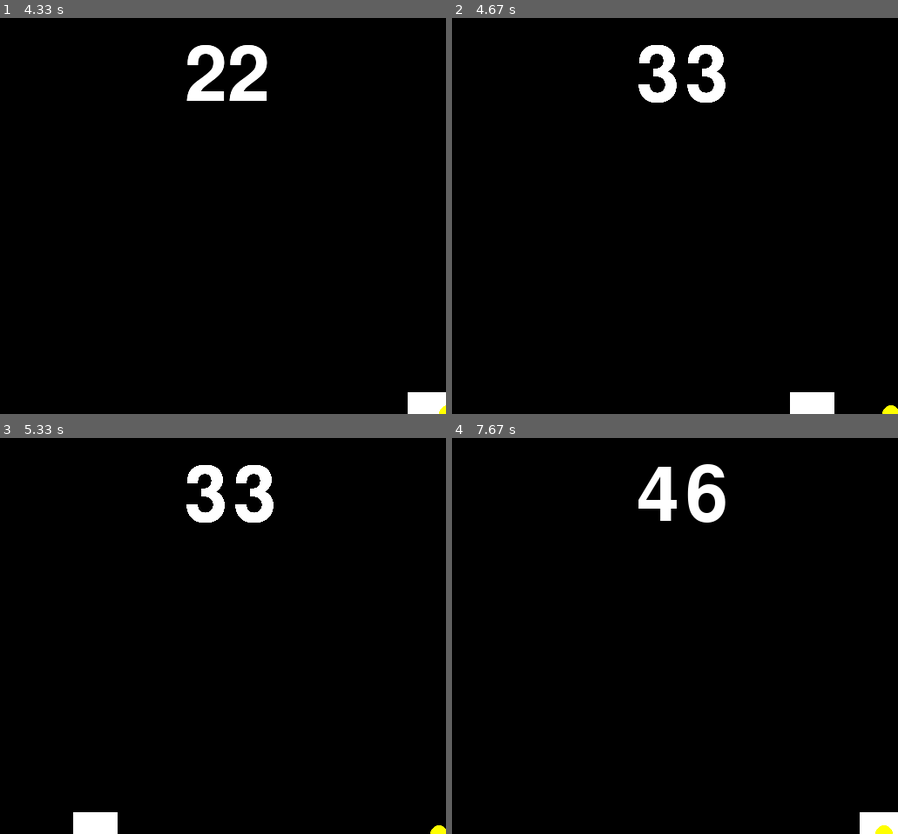
Above: before the commit, frames 1-4 (two rows, left to right).
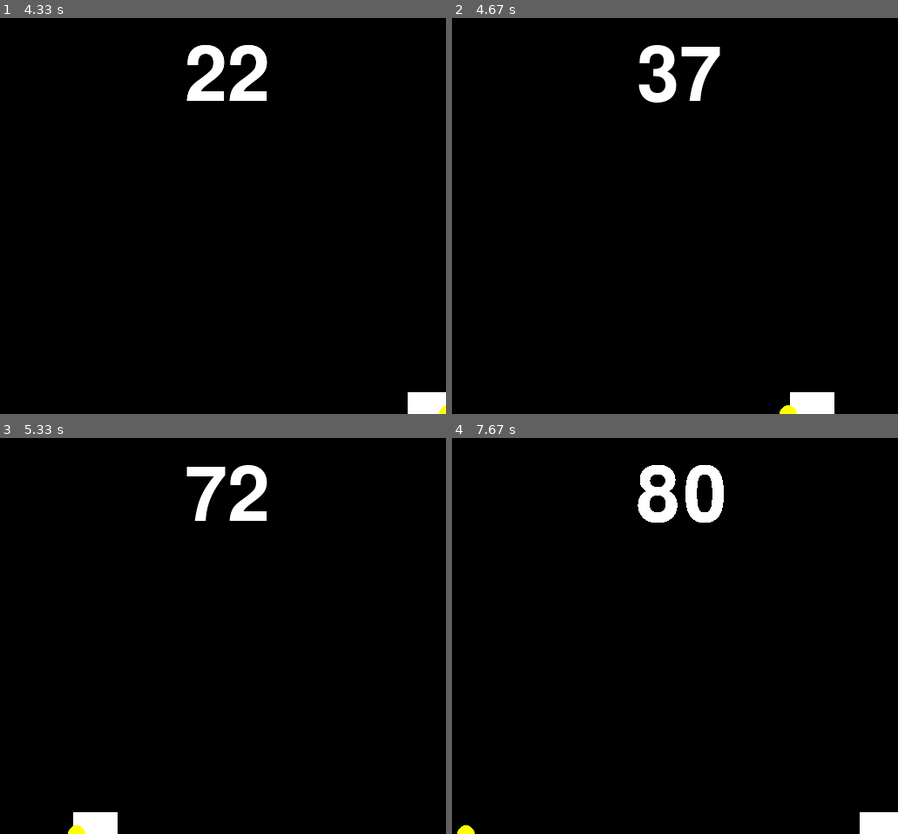
Above: after the commit, the same moments.

Repository: David-Sheehy/pygame_juggling
Game: pygame game, started from juggling/juggling.py
Two runs of this game, one before a commit and one after it. Both use one fixed random seed, a clock stepped at 60 frames per second and the inputs below.
Inputs:
- Up to frame 1 (4.33 s): hold Right 0.33-0.8 s; hold Right 0.83-1.3 s; hold Left 1.33-1.87 s; hold Left 1.9-2.3 s; hold Right 2.33-2.97 s; hold Left 3-3.47 s; hold Right 3.5-3.97 s; hold Right from 4 s (still down)
- Up to frame 2 (4.67 s): release Right at 4.47 s; hold Left from 4.5 s (still down)
- Up to frame 3 (5.33 s): release Left at 5.03 s; hold Left from 5.07 s (still down)
- Up to frame 4 (7.67 s): release Left at 5.47 s; hold Right 5.5-6.13 s; hold Left 6.17-6.63 s; hold Right 6.67-7.13 s; hold Right 7.17-7.63 s

Frame 1 is identical in both runs. In frame 2, 0.9% of the frame differs, in the area x 41-100%, y 6-100%; in frame 3, 1.2%, in the area x 15-100%, y 6-100%; in frame 4, 1.1%.

Commit message:
English is now applied based on where the ball bounces off the puck.

Diff:
--- a/juggling/juggling.py
+++ b/juggling/juggling.py
@@ -67,7 +67,10 @@
 
         if (ball.pos[1] >= config.HEIGHT - puck.height) and (puck.pos[0] <= ball.pos[0] and ball.pos[0] <= puck.pos[0] + puck.width):
             # paddle
-            ball.bounce((1, -1), english=(2,0))
+            if ball.pos[0] - puck.pos[0] < puck.width/2:
+                ball.bounce((1, -1), english=(-2,0))
+            else:
+                ball.bounce((1, -1), english=(2,0))
             # counter stuff
             counter.erase(w)
             counter.increment()
